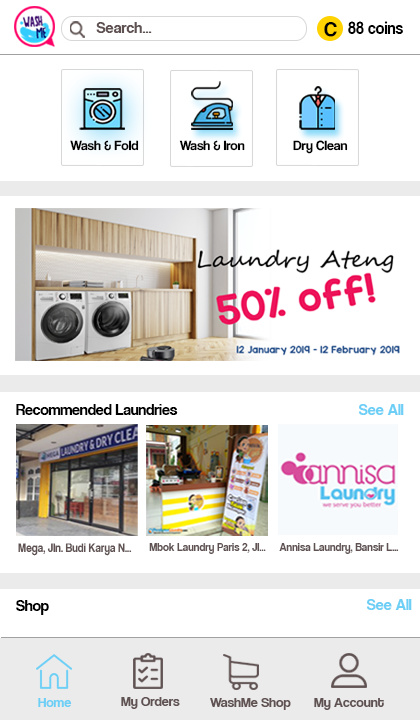
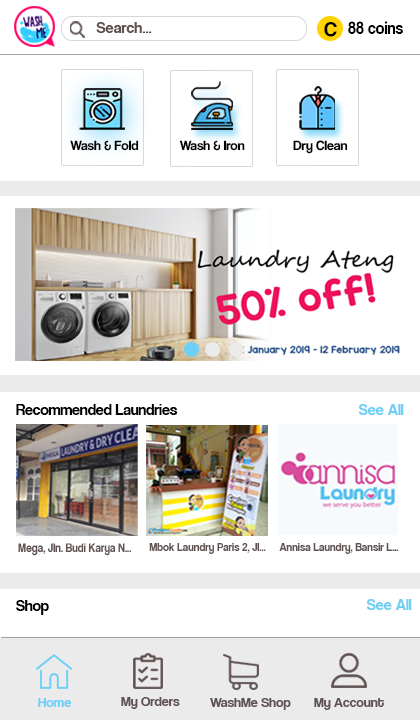
Revision of a layered 420 x 720 image; what changed, layer by layer:
added layer "Ellipse 2 copy 2" above "Ellipse 2 copy" over <box>229,342,244,357</box>
added layer "Ellipse 2 copy" above "Ellipse 2" over <box>205,342,220,357</box>
added layer "Ellipse 2" above "Layer 13" over <box>184,342,199,357</box>
